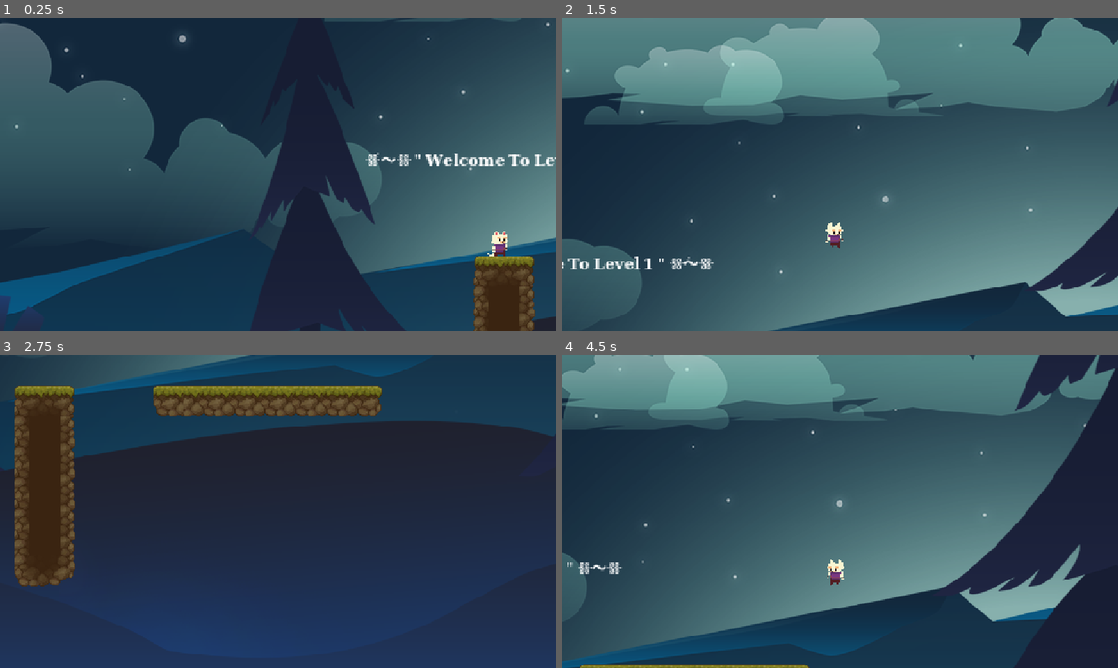
Above: before the commit, frames 1-4 (two rows, left to right).
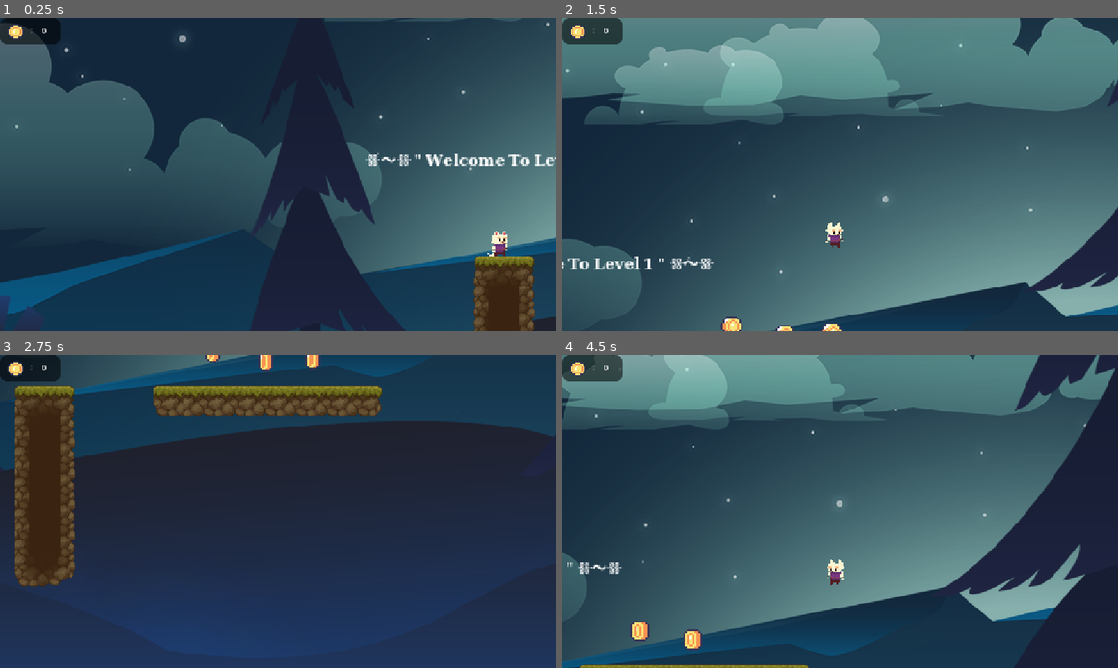
Above: after the commit, the same moments.

Repository: HazielHc/Gato-y-plataformas-2
Game: Godot game, scene res://Escenas/level 1.tscn
Same seed, same stepped clock (60 frames per second), same inputs: the game is played once before the commit and once after it.
Inputs:
- Up to frame 1 (0.25 s): no input
- Up to frame 2 (1.5 s): tap Enter (ui_accept) at 0.5, 0.77 s; hold Right (ui_right) from 0.53 s (still down)
- Up to frame 3 (2.75 s): tap Enter (ui_accept) at 1.52 s; release Right (ui_right) at 2.03 s; hold Left (ui_left) from 2.03 s (still down)
- Up to frame 4 (4.5 s): release Left (ui_left) at 2.78 s; hold Right (ui_right) 2.78-4.28 s; tap Enter (ui_accept) at 3.02, 3.77 s; hold Left (ui_left) from 4.28 s (still down)

The runs differ from the first frame. In frame 1, 0.9% of the frame differs, in the area x 0-11%, y 0-9%; in frame 2, 1.2%; in frame 3, 1.2%; in frame 4, 1.3%, in the area x 0-26%, y 0-95%.

Commit message:
juego bien nivel 1 demo

Diff:
--- a/Escenas/Personaje.tscn
+++ b/Escenas/Personaje.tscn
@@ -1,11 +1,11 @@
 [gd_scene load_steps=14 format=3 uid="uid://dihfw6gdnpajk"]
 
-[ext_resource type="Script" uid="uid://vvbdajue8t5x" path="res://PlayerMovement.gd" id="1_7216l"]
+[ext_resource type="Script" uid="uid://vvbdajue8t5x" path="res://Scripts/PlayerMovement.gd" id="1_7216l"]
 [ext_resource type="Texture2D" uid="uid://cs5n781tb7uq" path="res://Player Sprites/FreeCatCharacterAnimations/1_Cat_Idle-Sheet.png" id="2_ok32j"]
 [ext_resource type="Texture2D" uid="uid://gj6nfjaa4xco" path="res://Player Sprites/FreeCatCharacterAnimations/4_Cat_Fall-Sheet.png" id="3_72rsm"]
 [ext_resource type="Texture2D" uid="uid://1mkcsqbg5v4h" path="res://Player Sprites/FreeCatCharacterAnimations/3_Cat_Jump-Sheet.png" id="4_ndubs"]
 [ext_resource type="Texture2D" uid="uid://cmi43mse61sfr" path="res://Player Sprites/FreeCatCharacterAnimations/2_Cat_Run-Sheet.png" id="5_k3uqj"]
-[ext_resource type="Script" uid="uid://yrxwy03145go" path="res://camera_2d.gd" id="6_8u173"]
+[ext_resource type="Script" uid="uid://yrxwy03145go" path="res://Scripts/camera_2d.gd" id="6_8u173"]
 
 [sub_resource type="RectangleShape2D" id="RectangleShape2D_4tybj"]
 size = Vector2(15, 22.8125)
--- a/Escenas/coin.tscn
+++ b/Escenas/coin.tscn
@@ -1,6 +1,6 @@
 [gd_scene load_steps=7 format=3 uid="uid://dg26v0hvpohwh"]
 
-[ext_resource type="Script" uid="uid://b0tlbp8xomxku" path="res://Scripts/Coin2d.gd" id="1_awphx"]
+[ext_resource type="Script" uid="uid://di856xdpt5m8c" path="res://Scripts/Coin2D.gd" id="1_awphx"]
 [ext_resource type="Texture2D" uid="uid://cjvpqlhms8kk7" path="res://Assets/coin_gold.png" id="1_fdbex"]
 
 [sub_resource type="CircleShape2D" id="CircleShape2D_awphx"]
@@ -70,25 +70,25 @@
 
 [node name="coin" type="Node2D"]
 
-[node name="coin2D" type="Area2D" parent="."]
+[node name="Coin2D" type="Area2D" parent="."]
 position = Vector2(3, 0)
 script = ExtResource("1_awphx")
 
-[node name="CollisionShape2D" type="CollisionShape2D" parent="coin2D"]
+[node name="CollisionShape2D" type="CollisionShape2D" parent="Coin2D"]
 position = Vector2(-1, -1)
 shape = SubResource("CircleShape2D_awphx")
 
-[node name="CoinGold" type="Sprite2D" parent="coin2D"]
+[node name="CoinGold" type="Sprite2D" parent="Coin2D"]
 position = Vector2(-1, -1)
 scale = Vector2(1.9375, 1.75)
 texture = ExtResource("1_fdbex")
 hframes = 8
 
-[node name="AnimationPlayer" type="AnimationPlayer" parent="coin2D"]
+[node name="AnimationPlayer" type="AnimationPlayer" parent="Coin2D"]
 root_node = NodePath("../CoinGold")
 libraries = {
 &"": SubResource("AnimationLibrary_0jj0b")
 }
 autoplay = "animacion_coin"
 
-[connection signal="body_entered" from="coin2D" to="coin2D" method="_on_body_entered"]
+[connection signal="body_entered" from="Coin2D" to="Coin2D" method="_on_body_entered"]
--- a/Escenas/level 1.tscn
+++ b/Escenas/level 1.tscn
@@ -7,6 +7,9 @@
 [ext_resource type="PackedScene" uid="uid://bq48k8vlm8ki7" path="res://Escenas/oscilatoria.tscn" id="5_rwtpb"]
 [ext_resource type="PackedScene" uid="uid://cp0xygs4a5wuv" path="res://Escenas/fondo.tscn" id="6_lq2rf"]
 [ext_resource type="PackedScene" uid="uid://bgfxhcw0gaqkr" path="res://Escenas/trampolin.tscn" id="7_r26vy"]
+[ext_resource type="PackedScene" uid="uid://dg26v0hvpohwh" path="res://Escenas/coin.tscn" id="8_t35r3"]
+[ext_resource type="Script" uid="uid://b24e03uiq16mw" path="res://UI.gd" id="9_4h8dp"]
+[ext_resource type="Texture2D" uid="uid://cjvpqlhms8kk7" path="res://Assets/coin_gold.png" id="9_fyw6i"]
 
 [sub_resource type="RectangleShape2D" id="RectangleShape2D_x0rdp"]
 size = Vector2(11665, 18.5)
@@ -7277,6 +7280,13 @@
 [sub_resource type="TileSet" id="TileSet_mwq2y"]
 sources/3 = SubResource("TileSetAtlasSource_xc3ba")
 
+[sub_resource type="StyleBoxFlat" id="StyleBoxFlat_fyw6i"]
+bg_color = Color(0, 0, 0, 0.54902)
+corner_radius_top_left = 15
+corner_radius_top_right = 15
+corner_radius_bottom_right = 15
+corner_radius_bottom_left = 15
+
 [node name="TilemapLayers" type="Node2D"]
 position = Vector2(111, 267)
 
@@ -7342,4 +7352,41 @@
 tile_map_data = PackedByteArray("AAD9//f/AwASACgAAAD9//j/AwASACkAAAD+//f/AwATACgAAAD+//j/AwATACkAAAD9//n/AwASACkAAAD+// …(560 unchanged characters)…
 tile_set = SubResource("TileSet_mwq2y")
 
+[node name="coin" parent="." instance=ExtResource("8_t35r3")]
+position = Vector2(-1028, -193)
+
+[node name="CanvasLayer" type="CanvasLayer" parent="."]
+script = ExtResource("9_4h8dp")
+
+[node name="Panel" type="Panel" parent="CanvasLayer"]
+offset_right = 125.0
+offset_bottom = 54.0
+theme_override_styles/panel = SubResource("StyleBoxFlat_fyw6i")
+
+[node name="Sprite2D" type="Sprite2D" parent="CanvasLayer"]
+position = Vector2(31.75, 27.75)
+scale = Vector2(2.78125, 2.53125)
+texture = ExtResource("9_fyw6i")
+hframes = 8
+
+[node name="dos puntos" type="Label" parent="CanvasLayer"]
+offset_left = 62.0
+offset_top = 13.0
+offset_right = 102.0
+offset_bottom = 36.0
+text = ":"
+
+[node name="CoinsCollectedText" type="Label" parent="CanvasLayer"]
+offset_left = 86.0
+offset_top = 14.0
+offset_right = 116.0
+offset_bottom = 37.0
+text = "0 0"
+
+[node name="coin2" parent="." instance=ExtResource("8_t35r3")]
+position = Vector2(-973, -184)
+
+[node name="coin3" parent="." instance=ExtResource("8_t35r3")]
+position = Vector2(-924, -186)
+
 [connection signal="body_entered" from="Area2D" to="Area2D" method="_on_body_entered"]
--- a/Escenas/oscilatoria.tscn
+++ b/Escenas/oscilatoria.tscn
@@ -1,6 +1,6 @@
 [gd_scene load_steps=8 format=3 uid="uid://bq48k8vlm8ki7"]
 
-[ext_resource type="Script" uid="uid://bhw0rnyemkm8k" path="res://plataforma.gd" id="1_fknol"]
+[ext_resource type="Script" uid="uid://bhw0rnyemkm8k" path="res://Scripts/plataforma.gd" id="1_fknol"]
 [ext_resource type="Texture2D" uid="uid://dkqtyjdsemmnf" path="res://Assets/TX Tileset Ground.png" id="2_wqehg"]
 
 [sub_resource type="Curve2D" id="Curve2D_li6r5"]
--- a/Escenas/trampolin.tscn
+++ b/Escenas/trampolin.tscn
@@ -1,6 +1,6 @@
 [gd_scene load_steps=16 format=3 uid="uid://bgfxhcw0gaqkr"]
 
-[ext_resource type="Script" uid="uid://cktiv4ibev1y6" path="res://trampolin.gd" id="1_4hv7g"]
+[ext_resource type="Script" uid="uid://cktiv4ibev1y6" path="res://Scripts/trampolin.gd" id="1_4hv7g"]
 [ext_resource type="Texture2D" uid="uid://bakf3gdjwn37j" path="res://Assets/Trampoline/Idle.png" id="2_v2m4q"]
 [ext_resource type="Texture2D" uid="uid://flbk6cfxjvrh" path="res://Assets/Trampoline/Jump (28x28).png" id="3_7cju2"]
 
--- a/Scripts/Coin2d.gd
+++ b/Scripts/Coin2d.gd
@@ -1,8 +1,11 @@
 extends Area2D
 
-signal moneda_recolectada  # Cambié el nombre para que coincida con el otro script
+signal coinCollected
 
-func _on_body_entered(body):
-	if body.is_in_group("jugador"):  # Verifica que sea el jugador
-		emit_signal("moneda_recolectada")
-		queue_free()
+func _on_body_entered(body: Node2D) -> void:
+
+
+
+	queue_free()
+
+	emit_signal("coinCollected")
--- a/PlayerMovement.gd
+++ b/Scripts/PlayerMovement.gd
@@ -4,6 +4,7 @@
 const JUMP_VELOCITY = -400.0
 const MAX_JUMPS = 2
 var jump_count = 0
+
 
 @onready var animationPlayer = $AnimationPlayer
 @onready var sprite2D = $Sprite2D
--- a/UI.gd
+++ b/UI.gd
@@ -0,0 +1,20 @@
+extends CanvasLayer
+
+@onready var coins_label = $CoinsCollectedText
+var coins: int = 0
+
+func _ready():
+
+	var coin_list = get_tree().get_nodes_in_group("moneda")
+	print("HUD: monedas en grupo 'moneda':", coin_list.size())
+	$CoinsCollectedText.text = str(coins)
+	for coin in coin_list:
+		if coin and coin.has_signal("coinCollected"):
+			coin.connect("coinCollected", Callable(self, "handleCoinCollected"))
+		else:
+			print("HUD: moneda sin señal 'coinCollected' ->", coin)
+
+func handleCoinCollected():
+	coins += 100  # Ahora cada moneda suma 100
+	coins_label.text = str(coins)
+	print("HUD: Coin Collected ->", coins)
Not shown: 1 places in Escenas/level 1.tscn that only renumber resources
Not shown, changed: Scripts/Coin2d.gd.uid
Renamed: PlayerMovement.gd.uid -> Scripts/PlayerMovement.gd.uid
Renamed: camera_2d.gd -> Scripts/camera_2d.gd
Renamed: camera_2d.gd.uid -> Scripts/camera_2d.gd.uid
Renamed: plataforma.gd -> Scripts/plataforma.gd
Renamed: plataforma.gd.uid -> Scripts/plataforma.gd.uid
Renamed: trampolin.gd -> Scripts/trampolin.gd
Renamed: trampolin.gd.uid -> Scripts/trampolin.gd.uid
Not shown, changed: UI.gd.uid
